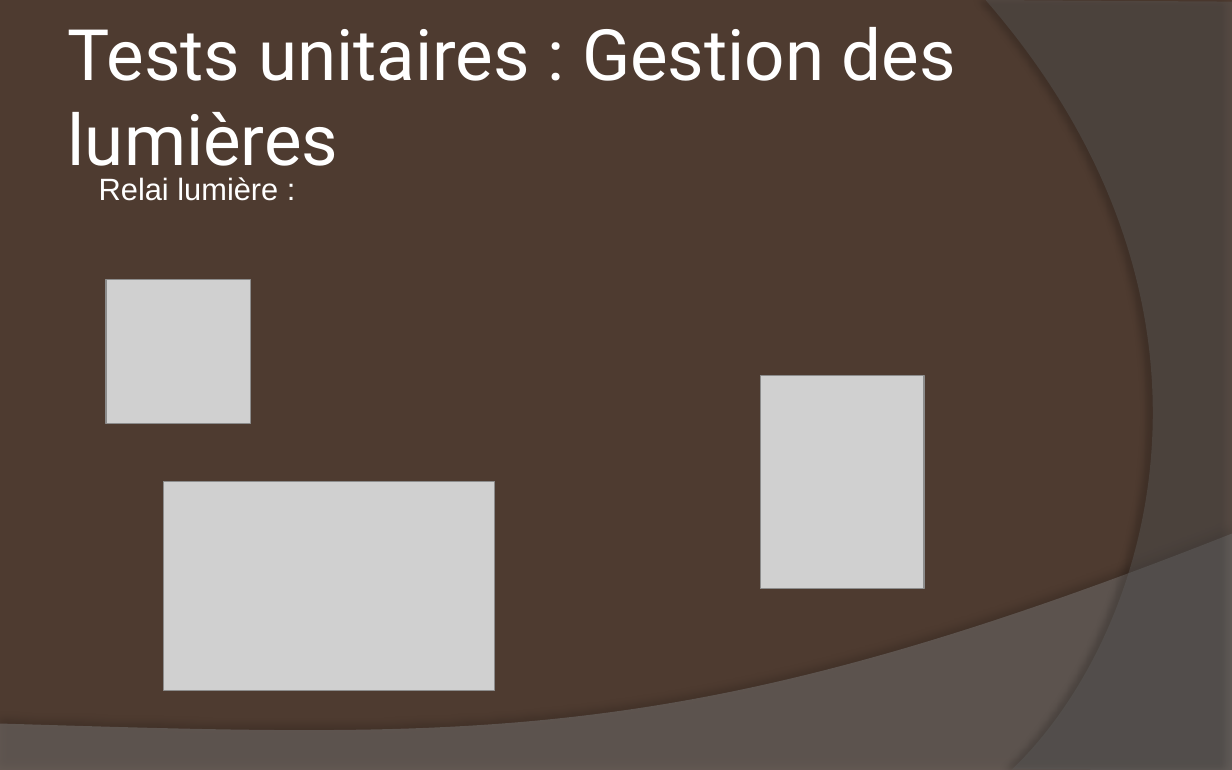
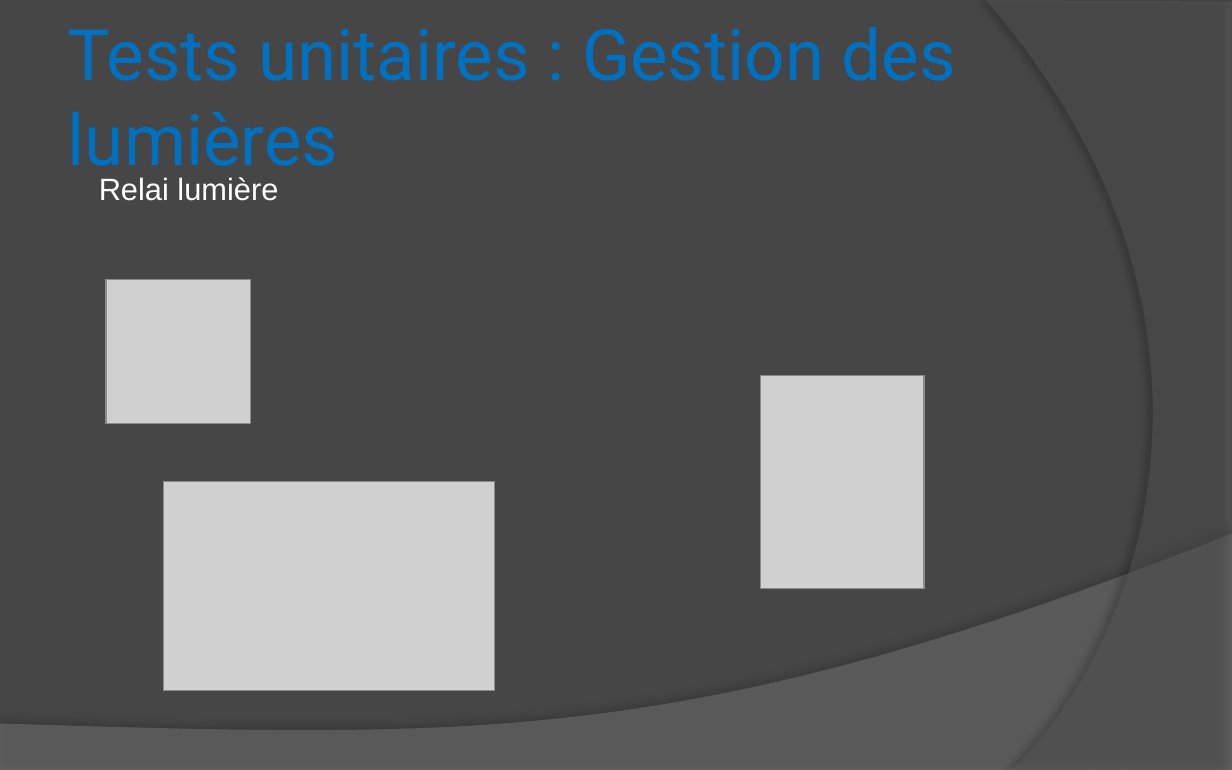
Before and after one commit to DrBalf/domotique_bts_sn_ec_projet, a slide deck: slide 16 of Rapport/Benjamin/RevueDeProjet.pptx. Drawn at 1232x770 pixels with LibreOffice and Linux fonts; fonts in the diff are those of the drawing; grey boxes stand for pictures. Boxes give left, top, right and bottom in pixels: in the first picture for what was removed or moved away, otherwise in the second. Text is boxed around its words. In the diff, an @@ line names an element or a change of style, - is before the commit and + after.

```diff
--- a/Rapport/Benjamin/RevueDeProjet.pptx
+++ b/Rapport/Benjamin/RevueDeProjet.pptx
@@ background #4E3B30 to #464646 @@
@@ title "Tests unitaires : Gestion des ..." at (x1=68, y1=27, x2=956, y2=182): text colour #FFFFFF to #0070C0, letter outline none to #FFFFFF 0.25 pt @@
@@ text at (x1=99, y1=177, x2=278, y2=201): text changed @@
-Relai lumière :
+Relai lumière
```
Also in this commit, not shown: 18 other slides changed, 14 other files.
